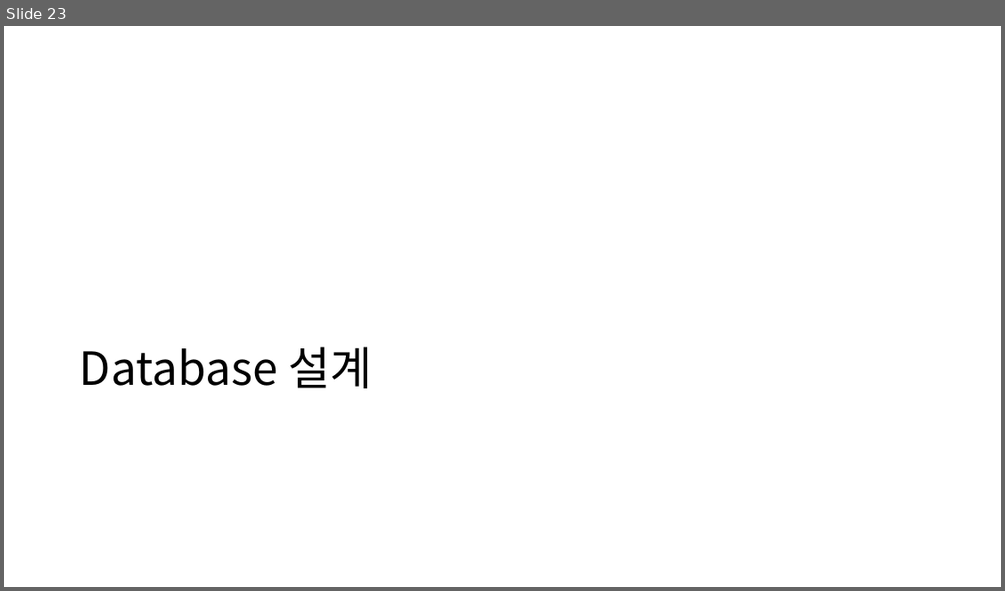
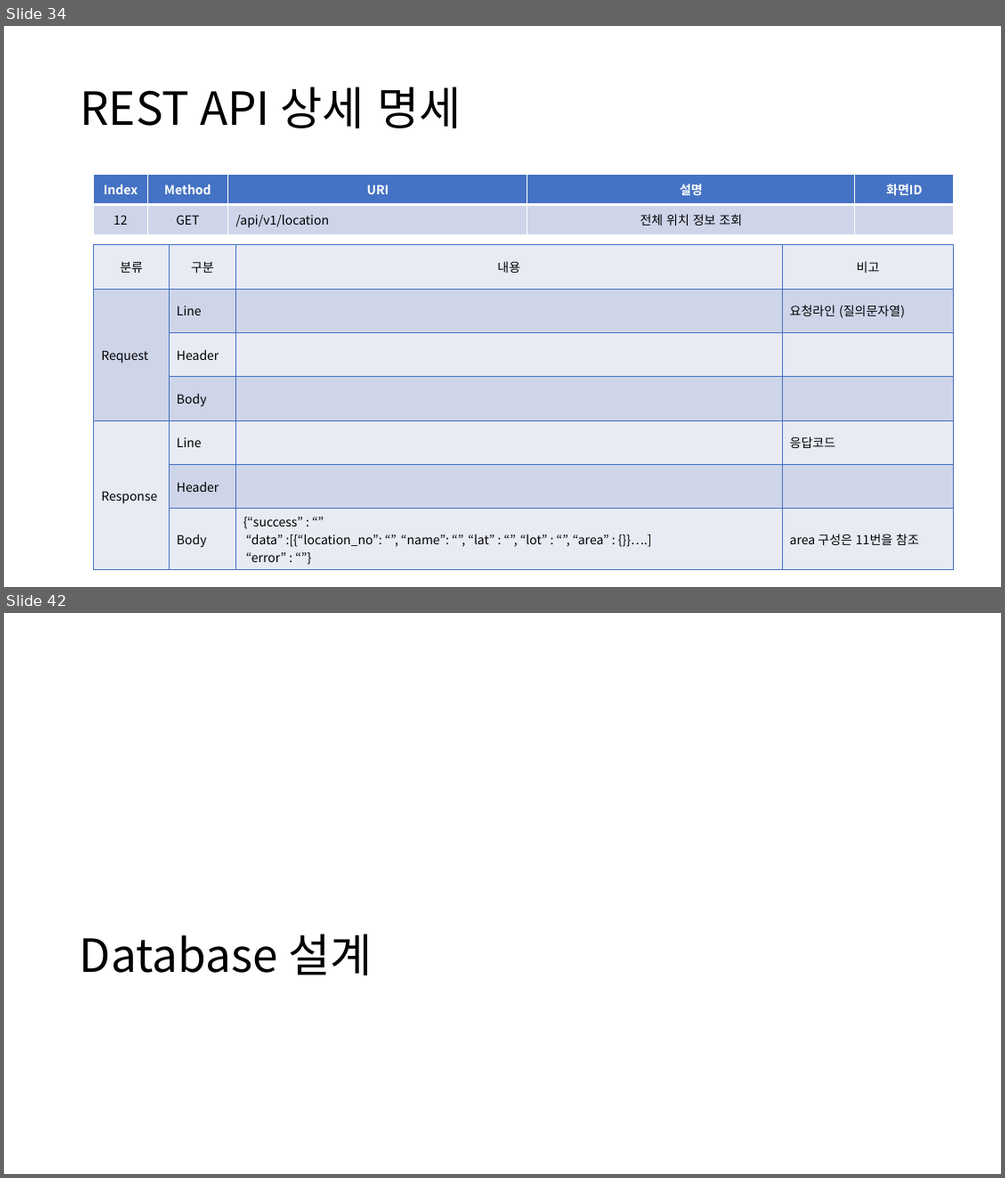
Before and after one commit to sujidaddy/workspace_miniproject, a slide deck: 미니프로젝트계획서제출용.pptx. Shown one above the other, each under a label of ours: slide 23 before the commit, slides 34 and 42 after it; the slides between them are not shown. The pictures are 1005x591 and 1005x1178 pixels, drawn with LibreOffice and Linux fonts; fonts in the diff are those of the drawing. Boxes give left, top, right and bottom in pixels: in the first picture for what was removed or moved away, otherwise in the second. Text is boxed around its words. In the diff, an @@ line names an element or a change of style, - is before the commit and + after.

Commit message:
REST API 명세 정리 DB 구성 정리 통신 API 적용 변경 카카오맵 처리 방식 변경 회원 가입 로직 추가 로그인 로직 추가

```diff
--- a/미니프로젝트계획서제출용.pptx
+++ b/미니프로젝트계획서제출용.pptx
@@ slide 34 added at box(4, 26, 1001, 587), background #FFFFFF @@
@@ title added at box(80, 87, 461, 128), 44 pt, text #000000 @@
+REST API 상세 명세
@@ table added at box(94, 174, 954, 234), 2 rows, 5 columns @@
+Index | Method | URI | 설명 | 화면ID
+12 | GET | /api/v1/location | 전체 위치 정보 조회 | 
@@ table added at box(94, 245, 954, 565), 7 rows, 4 columns @@
+분류 | 구분 | 내용 | 비고
+Request | Line |  | 요청라인 (질의문자열)
+ | Header |  | 
+ | Body |  | 
+Response | Line |  | 응답코드
+ | Header |  | 
+ | Body | {“success” : “” “data” :[{“location_no”: “”, “name”: “”, “lat” : “”, “lot” : “”, “area” : {}}….] / “error” : “”} | area 구성은 11번을 참조
@@ what was slide 23 is now slide 42 @@
```
Also in this commit, not shown: 4 slides changed, 26 other slides added, 20 other files.
